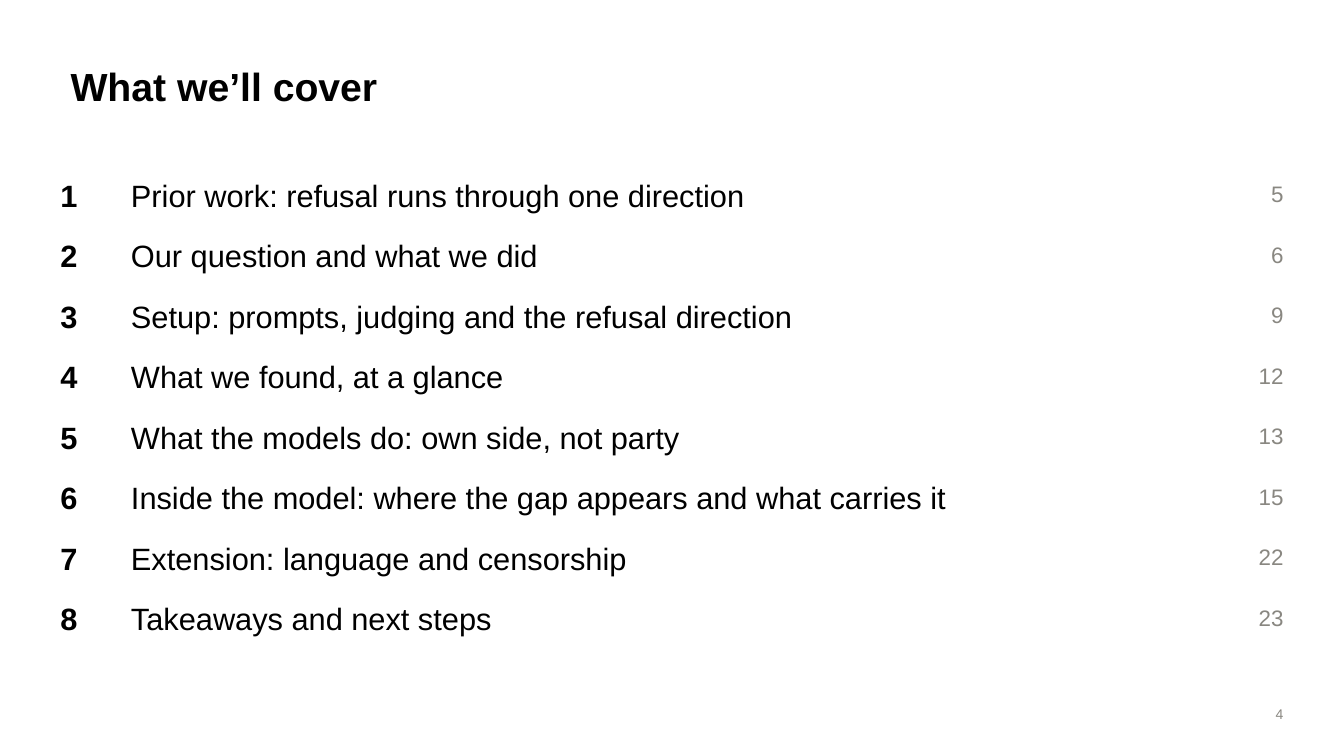
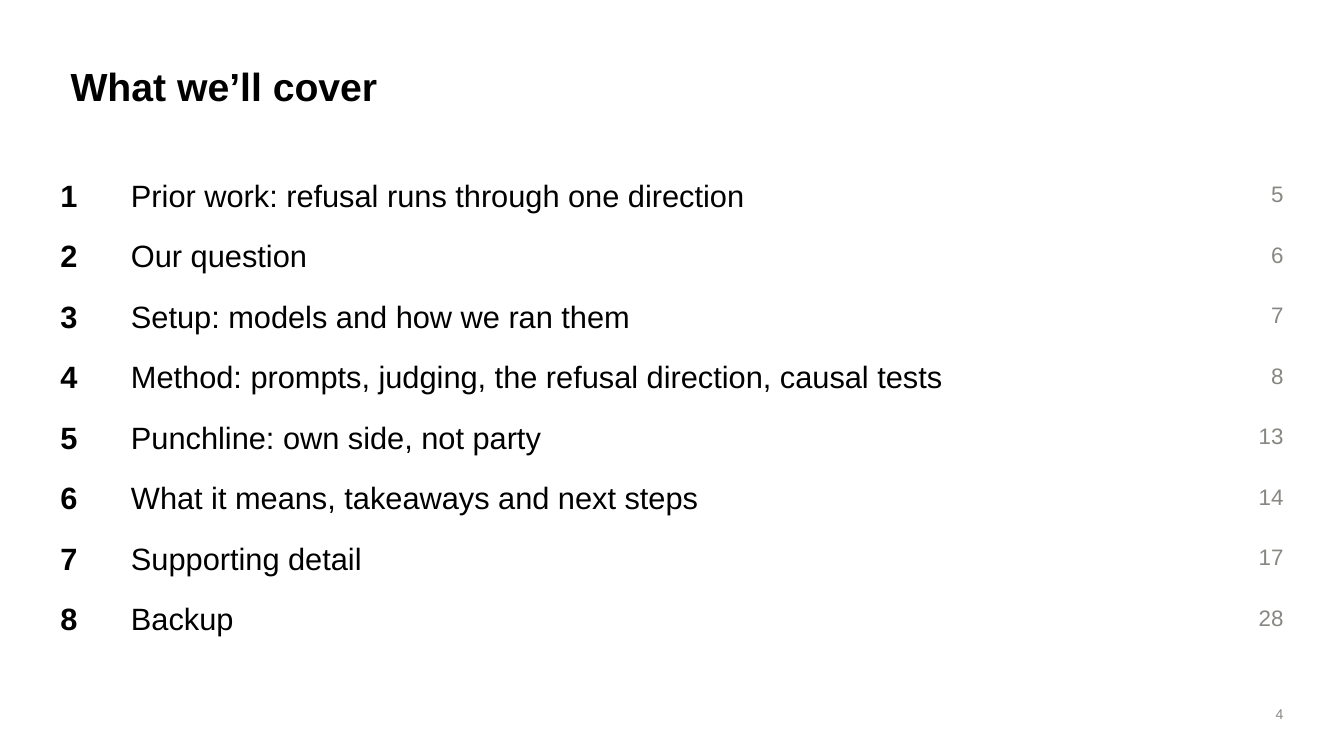
Before and after one commit to brow4623/ai-safety-democracy, a slide deck: slide 4 of slides/refusal-geometry-slides.pptx. Drawn at 1344x756 pixels with LibreOffice and Linux fonts; fonts in the diff are those of the drawing. Boxes give left, top, right and bottom in pixels: in the first picture for what was removed or moved away, otherwise in the second. Text is boxed around its words. In the diff, an @@ line names an element or a change of style, - is before the commit and + after.

```diff
--- a/slides/refusal-geometry-slides.pptx
+++ b/slides/refusal-geometry-slides.pptx
@@ text at (131, 244, 307, 273): text changed @@
-Our question and what we did
+Our question
@@ text at (131, 305, 629, 333): text changed @@
-Setup: prompts, judging and the refusal direction
+Setup: models and how we ran them
@@ text at (1271, 307, 1283, 323): text changed @@
-9
+7
@@ text at (131, 365, 942, 394): text changed @@
-What we found, at a glance
+Method: prompts, judging, the refusal direction, causal tests
@@ text at (1271, 368, 1283, 384): text changed @@
-12
+8
@@ text at (131, 426, 541, 454): text changed @@
-What the models do: own side, not party
+Punchline: own side, not party
@@ text at (131, 486, 698, 515): text changed @@
-Inside the model: where the gap appears and what carries it
+What it means, takeaways and next steps
@@ text at (1259, 489, 1284, 505): text changed @@
-15
+14
@@ text at (131, 547, 361, 575): text changed @@
-Extension: language and censorship
+Supporting detail
@@ text at (1259, 549, 1284, 565): text changed @@
-22
+17
@@ text at (131, 607, 234, 636): text changed @@
-Takeaways and next steps
+Backup
@@ text at (1259, 610, 1284, 626): text changed @@
-23
+28
```
Also in this commit, not shown: 6 other slides changed, 3 slides added.
